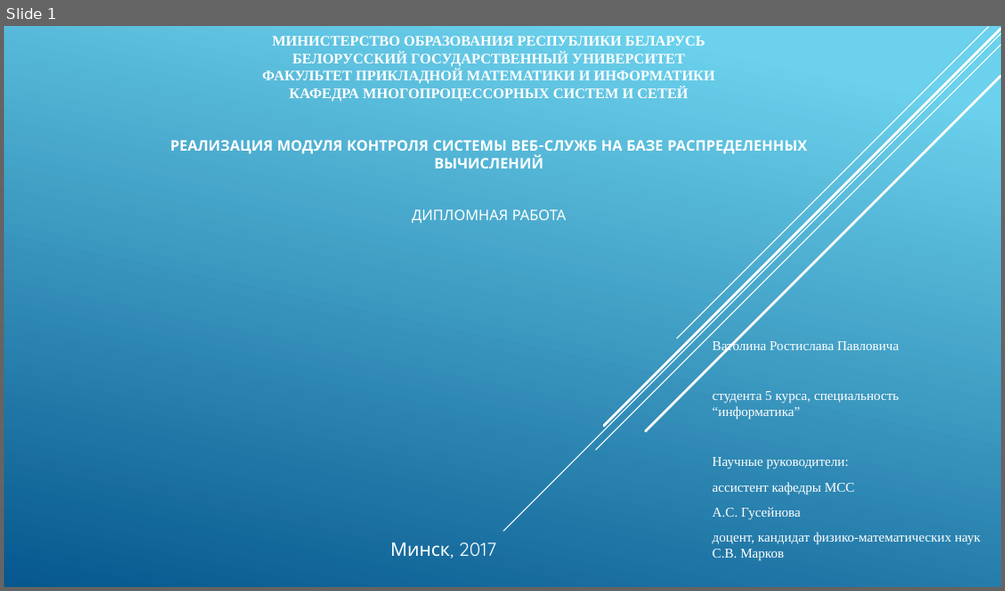
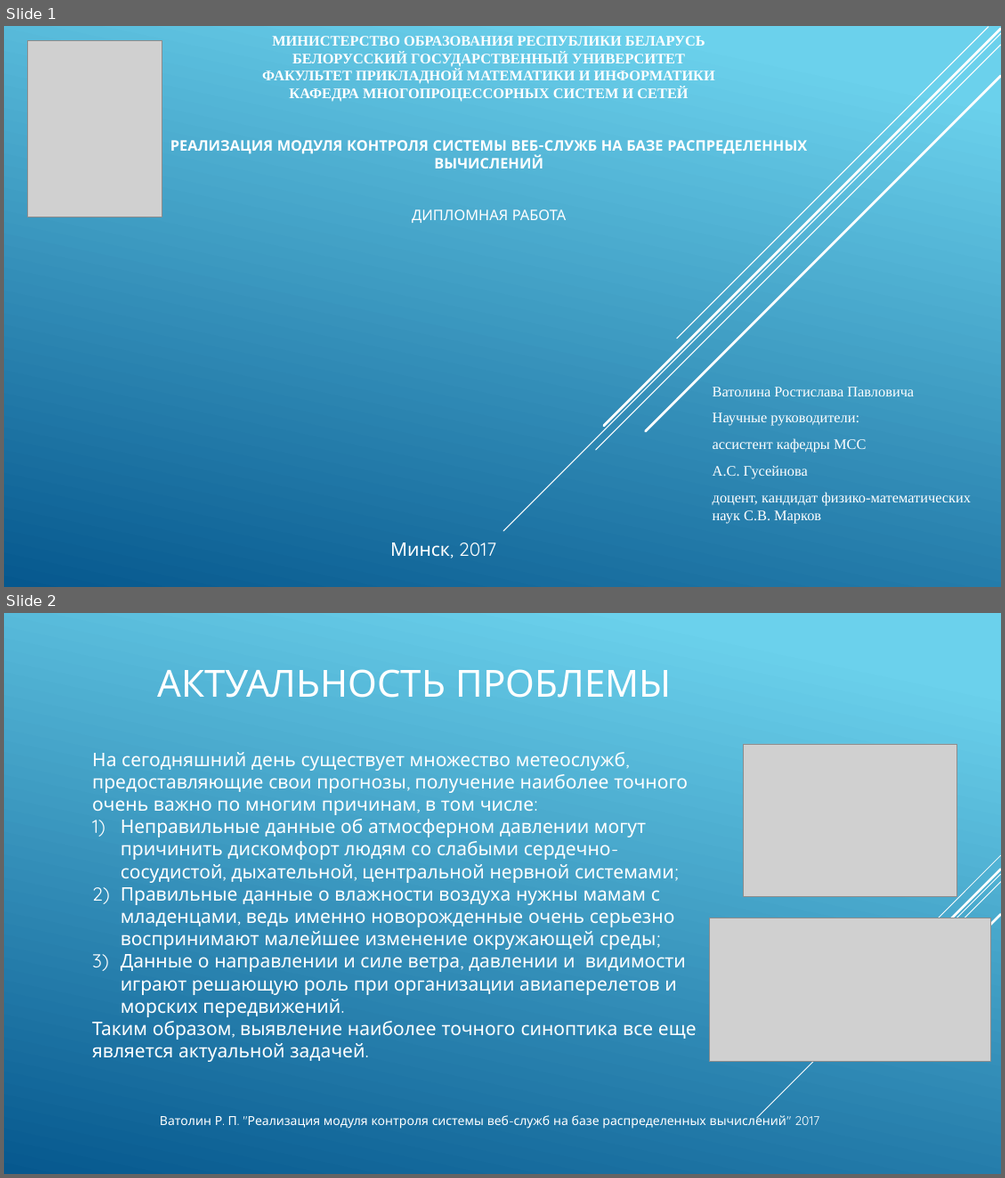
Before and after one commit to vatolinrp/weather-analyzer, a slide deck: docs/VatolinRP.pptx. Shown one above the other, each under a label of ours: slide 1 before the commit, slides 1 and 2 after it. The pictures are 1005x591 and 1005x1178 pixels, drawn with LibreOffice and Linux fonts; fonts in the diff are those of the drawing; grey boxes stand for pictures. Boxes give left, top, right and bottom in pixels: in the first picture for what was removed or moved away, otherwise in the second. Text is boxed around its words. In the diff, an @@ line names an element or a change of style, - is before the commit and + after.

```diff
--- a/docs/VatolinRP.pptx
+++ b/docs/VatolinRP.pptx
@@ slide 2 added at box(4, 613, 1001, 1174), background gradient #6ED2EB to #06588E @@
@@ title added at box(158, 669, 672, 698), 36 pt, text #FFFFFF @@
+АКТУАЛЬНОСТЬ ПРОБЛЕМЫ
@@ picture added at box(743, 744, 956, 896) @@
@@ text added at box(92, 752, 696, 1062), 18 pt, text #FFFFFF @@
+На сегодняшний день существует множество метеослужб, предоставляющие свои прогнозы, получение наиболее точного очень важно по многим причинам, в том числе:
+1) Неправильные данные об атмосферном давлении могут причинить дискомфорт людям со слабыми сердечно-сосудистой, дыхательной, центральной нервной системами;
+2) Правильные данные о влажности воздуха нужны мамам с младенцами, ведь именно новорожденные очень серьезно воспринимают малейшее изменение окружающей среды;
+3) Данные о направлении и силе ветра, давлении и видимости играют решающую роль при организации авиаперелетов и морских передвижений.
+Таким образом, выявление наиболее точного синоптика все еще является актуальной задачей.
@@ picture added at box(709, 917, 990, 1062) @@
@@ group added at box(757, 855, 1001, 1118): 5 lines @@
@@ text added at box(160, 1112, 819, 1128), 12 pt, text #FFFFFF @@
+Ватолин Р. П. "Реализация модуля контроля системы веб-служб на базе распределенных вычислений" 2017
@@ slide 1 changed as well @@
@@ picture added at box(27, 40, 162, 216) @@
@@ subtitle "Ватолина Ростислава Павловича": place and size @@
-subtitle "Ватолина Ростислава Павловича" at box(712, 339, 980, 561)
+subtitle "Ватолина Ростислава Павловича" at box(712, 386, 971, 524)
@@ subtitle "Ватолина Ростислава Павловича" at box(712, 386, 971, 524): size 12.9 to 14 pt @@
@@ subtitle at box(712, 391, 898, 419): paragraph removed @@
-студента 5 курса, специальность “информатика”
```
Also in this commit, not shown: 10 other slides changed, 1 other slide added, 2 slides removed, 6 other files.
